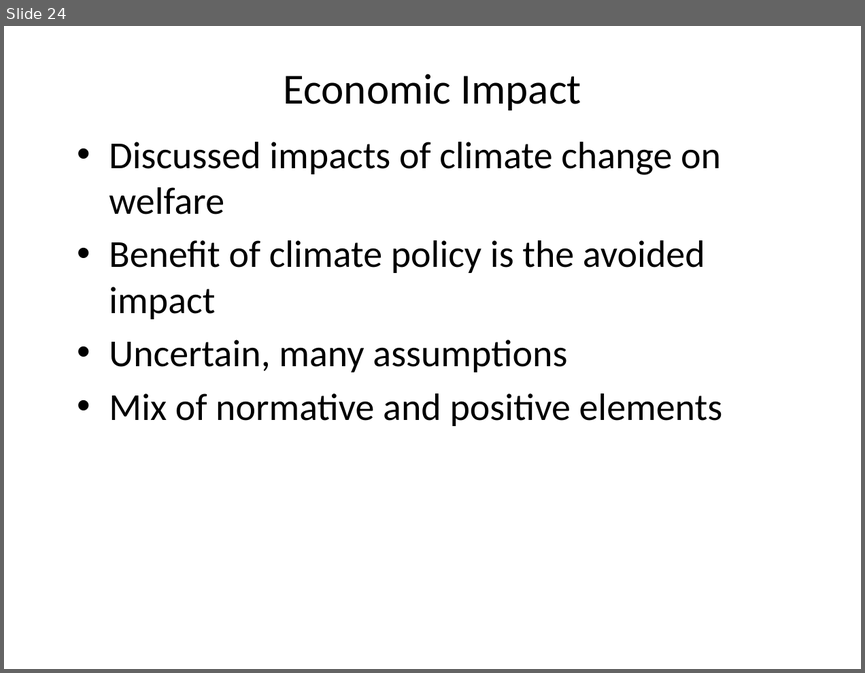
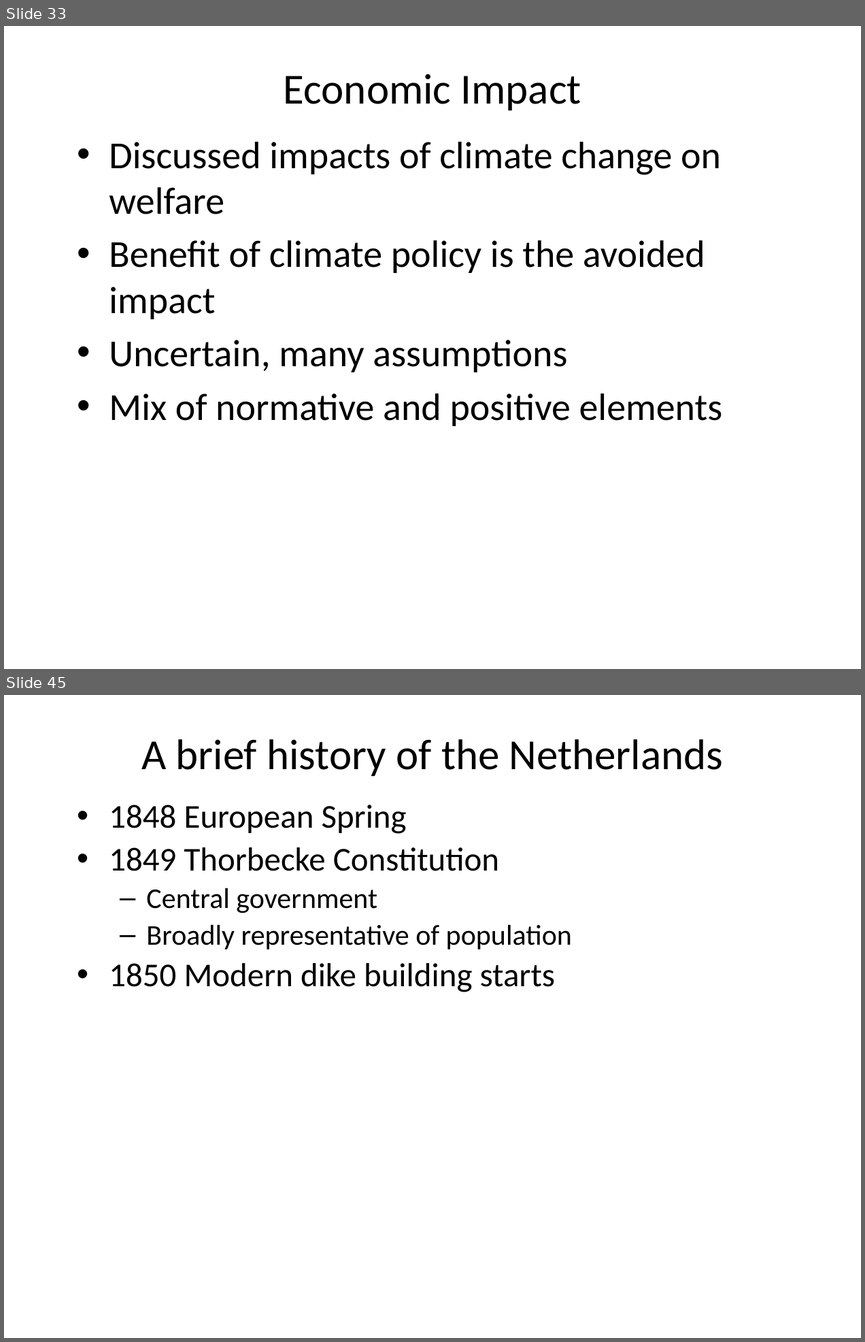
Before and after one commit to rtol/ClimateEconomics, a slide deck: cceug6 econimp.pptx. Shown one above the other, each under a label of ours: slide 24 before the commit, slides 33 and 45 after it; the slides between them are not shown. The pictures are 865x673 and 865x1342 pixels, drawn with LibreOffice and Linux fonts; fonts in the diff are those of the drawing. Boxes give left, top, right and bottom in pixels: in the first picture for what was removed or moved away, otherwise in the second. Text is boxed around its words. In the diff, an @@ line names an element or a change of style, - is before the commit and + after.

```diff
--- a/cceug6 econimp.pptx
+++ b/cceug6 econimp.pptx
@@ slide 45 added at (x1=4, y1=695, x2=861, y2=1338), background #FFFFFF @@
@@ title added at (x1=141, y1=739, x2=723, y2=776), 36 pt, text #000000 @@
+A brief history of the Netherlands
@@ text added at (x1=109, y1=804, x2=572, y2=992), 28 pt, text #000000 @@
+• 1848 European Spring
+• 1849 Thorbecke Constitution
+  – Central government
+  – Broadly representative of population
+• 1850 Modern dike building starts
@@ what was slide 24 is now slide 33 @@
```
Also in this commit, not shown: 3 slides changed, 21 other slides added, 7 other files.
